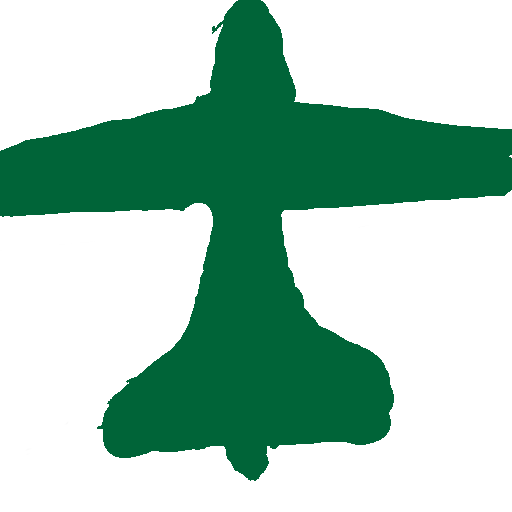
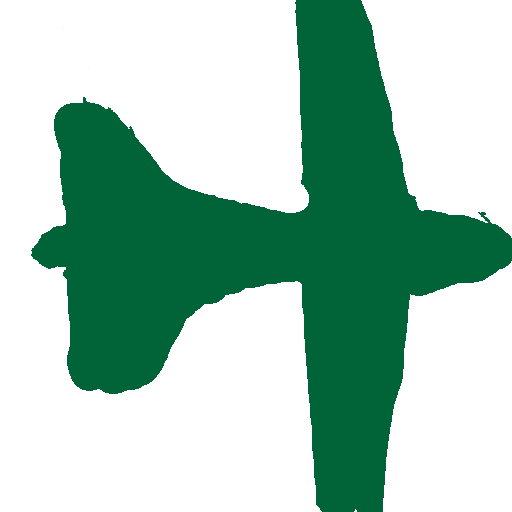
Layers edited between the first and the second 512x512 image:
painted on "outline" over (x1=0, y1=0, x2=512, y2=512)
removed layer "Background" over (x1=0, y1=0, x2=512, y2=512)
